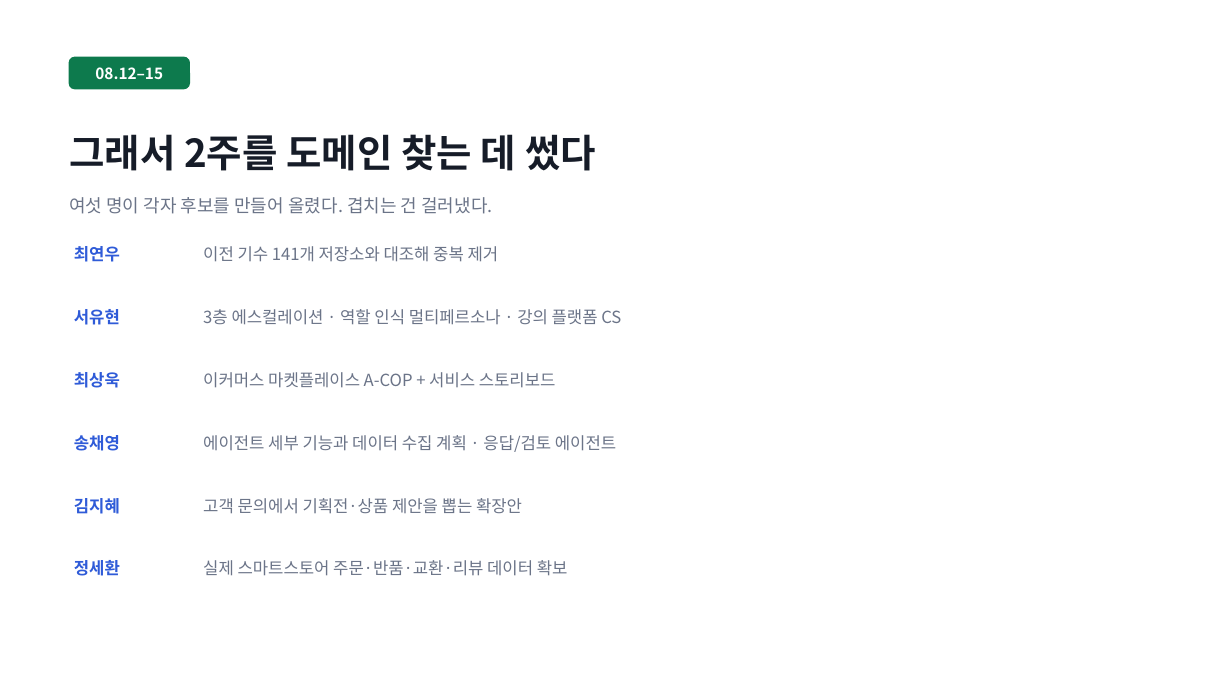
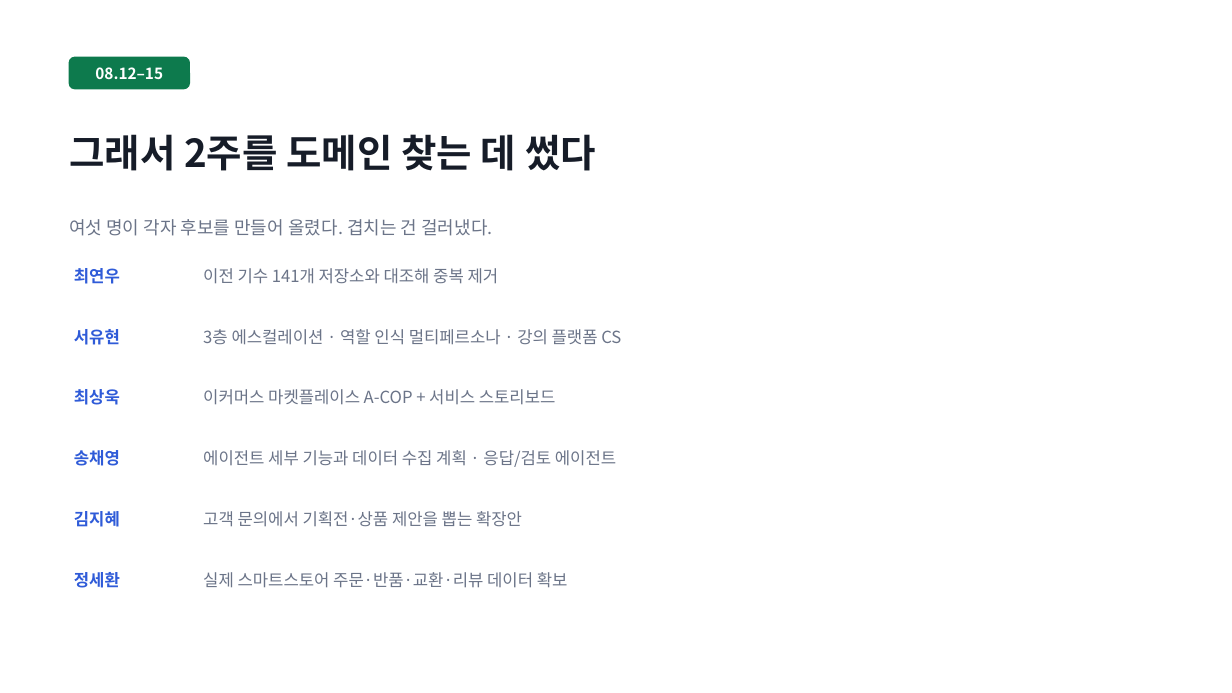
Before and after one commit to roroblack/A-COP, a slide deck: slide 3 of program/산출물양식/[발표] A-COP_진행경과_2026-09-04.pptx. Drawn at 1232x693 pixels with LibreOffice and Linux fonts; fonts in the diff are those of the drawing. Boxes give left, top, right and bottom in pixels: in the first picture for what was removed or moved away, otherwise in the second. Text is boxed around its words. In the diff, an @@ line names an element or a change of style, - is before the commit and + after.

```diff
--- a/program/산출물양식/[발표] A-COP_진행경과_2026-09-04.pptx
+++ b/program/산출물양식/[발표] A-COP_진행경과_2026-09-04.pptx
@@ 7 texts: place and size @@
-7 texts at <box>69,197,621,388</box>
+7 texts at <box>69,219,621,405</box>
@@ 4 texts: place and size @@
-4 texts at <box>74,435,616,514</box>
+4 texts at <box>74,450,616,527</box>
@@ text "정세환": place and size @@
-text "정세환" at <box>74,560,120,576</box>
+text "정세환" at <box>74,572,120,588</box>
@@ text "실제 스마트스토어 주문·반품·교환·리뷰 데이터 확보": place and size @@
-text "실제 스마트스토어 주문·반품·교환·리뷰 데이터 확보" at <box>203,560,568,576</box>
+text "실제 스마트스토어 주문·반품·교환·리뷰 데이터 확보" at <box>203,572,568,588</box>
```
Also in this commit, not shown: 3 other slides changed, 2 slides added, 1 slide removed, 4 other files.
